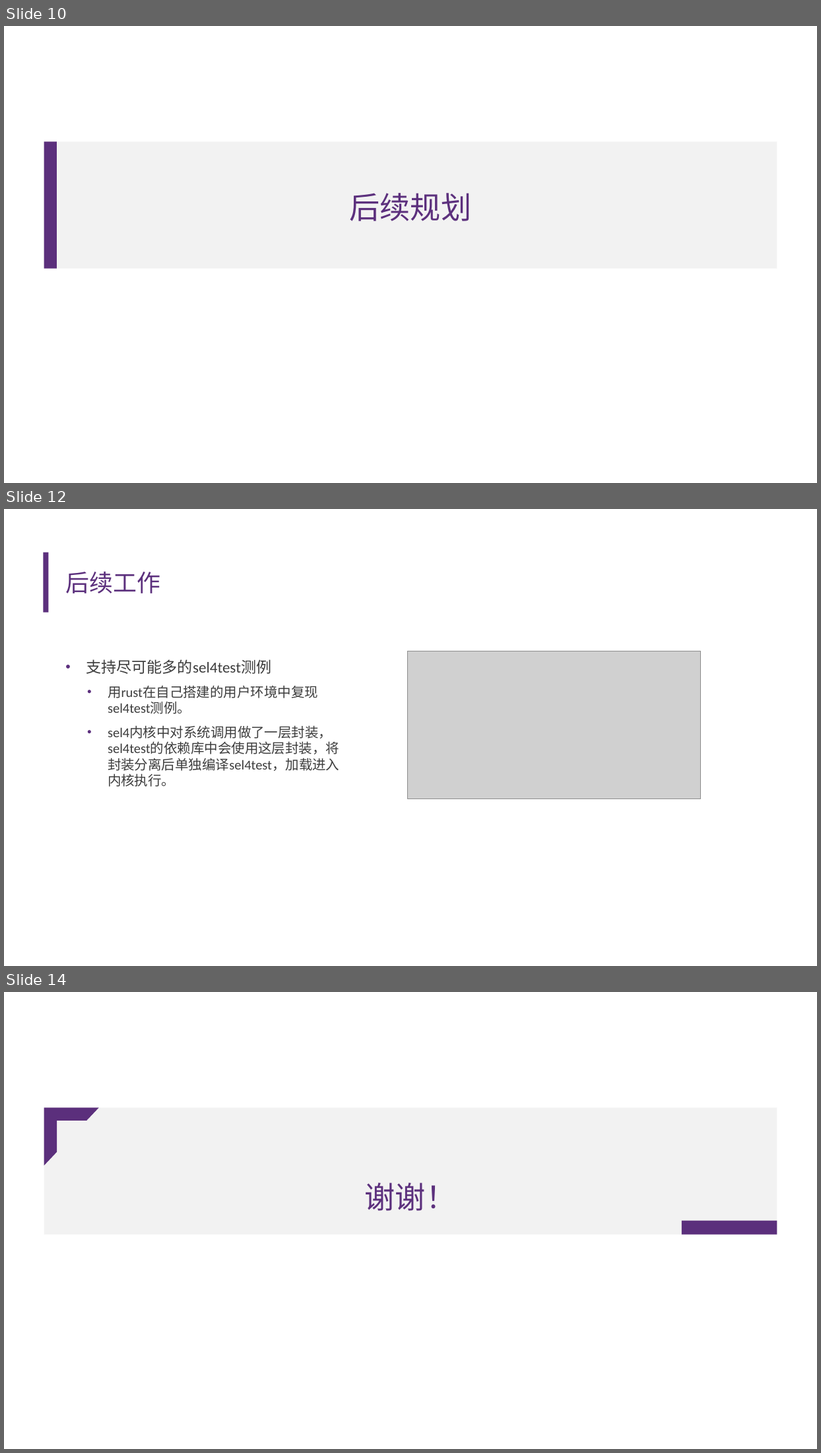
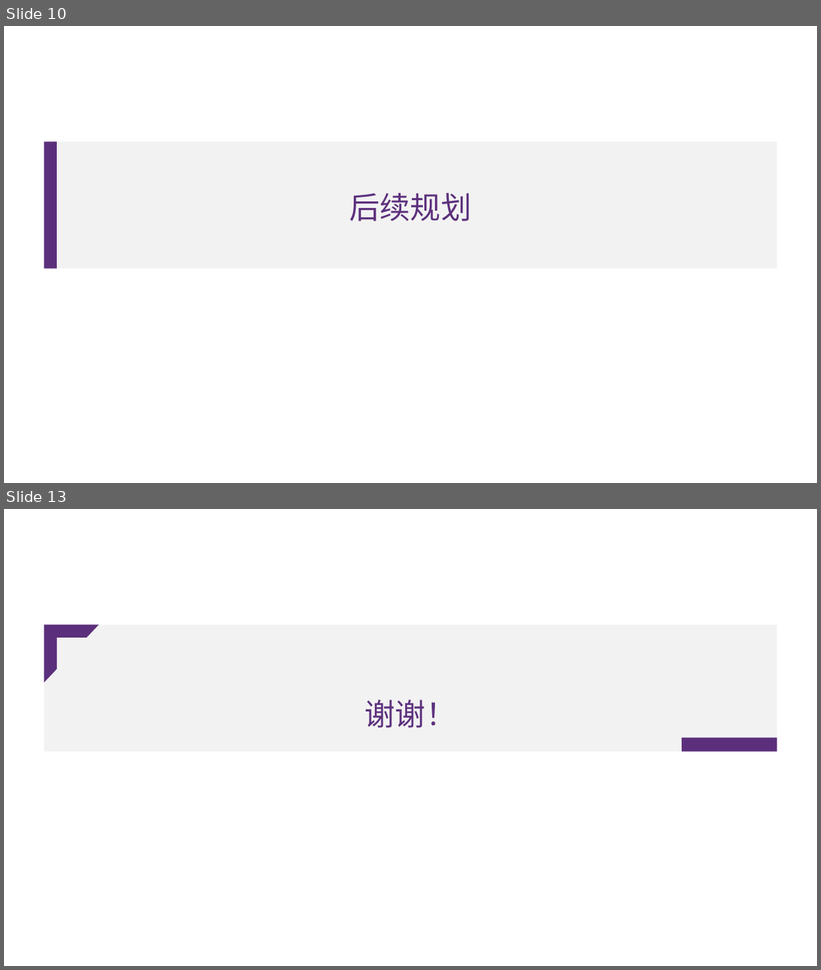
Before and after one commit to llh730/seL4-rust-implement, a slide deck: record/中期答辩——李龙昊.pptx. Shown one above the other, each under a label of ours: slides 10, 12 and 14 before the commit, slides 10 and 13 after it; the slides between them are not shown. The pictures are 821x1453 and 821x970 pixels, drawn with LibreOffice and Linux fonts; fonts in the diff are those of the drawing; grey boxes stand for pictures; background and template pictures are left out. Boxes give left, top, right and bottom in pixels: in the first picture for what was removed or moved away, otherwise in the second. Text is boxed around its words. In the diff, an @@ line names an element or a change of style, - is before the commit and + after.

```diff
--- a/record/中期答辩——李龙昊.pptx
+++ b/record/中期答辩——李龙昊.pptx
@@ slide 12 removed at box(4, 509, 817, 966), background #FFFFFF @@
@@ rounded rectangle removed at box(43, 553, 48, 612) @@
@@ title removed at box(66, 572, 161, 593) @@
-后续工作
@@ text removed at box(86, 659, 339, 787) @@
-• 支持尽可能多的sel4test测例
-  • 用rust在自己搭建的用户环境中复现sel4test测例。
-  • sel4内核中对系统调用做了一层封装，sel4test的依赖库中会使用这层封装，将封装分离后单独编译sel4test，加载进入内核执行。
@@ picture removed at box(408, 652, 700, 799) @@
@@ what was slide 14 is now slide 13 @@
```
Also in this commit, not shown: 8 slides changed, 9 other files.
